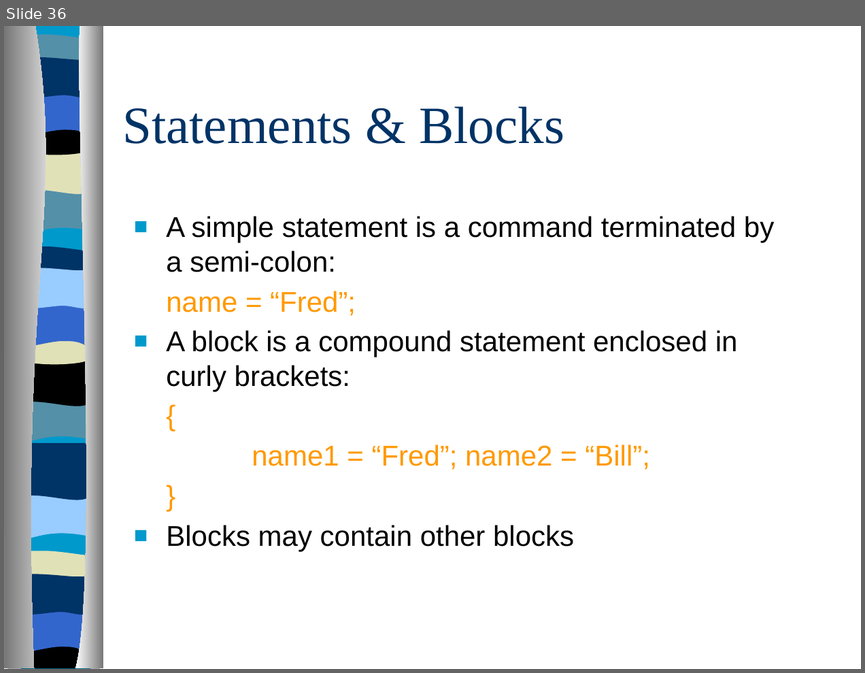
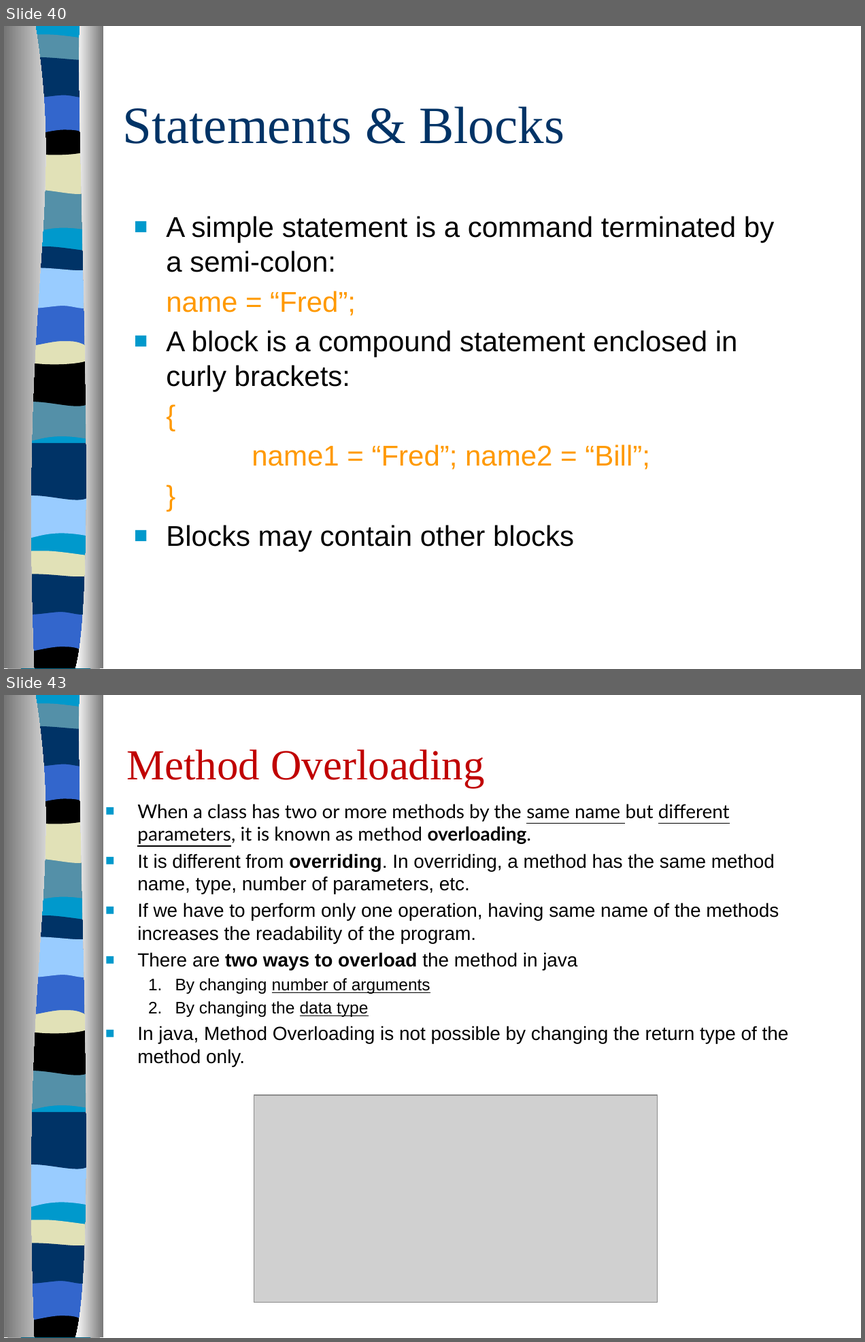
Before and after one commit to poonamtiwari01/CoreJava, a slide deck: CoreJava1.pptx. Shown one above the other, each under a label of ours: slide 36 before the commit, slides 40 and 43 after it; the slides between them are not shown. The pictures are 865x673 and 865x1342 pixels, drawn with LibreOffice and Linux fonts; fonts in the diff are those of the drawing; grey boxes stand for pictures. Boxes give left, top, right and bottom in pixels: in the first picture for what was removed or moved away, otherwise in the second. Text is boxed around its words. In the diff, an @@ line names an element or a change of style, - is before the commit and + after.

```diff
--- a/CoreJava1.pptx
+++ b/CoreJava1.pptx
@@ slide 43 added at [4, 695, 861, 1338], background #FFFFFF; not listed: 21 template elements that a slide beside it also shows @@
@@ title added at [127, 749, 485, 788], 36 pt, text #C00000 @@
+Method Overloading
@@ text added at [137, 804, 789, 1066], 16 pt, text #000000 @@
+■ When a class has two or more methods by the same name but different parameters, it is known as method overloading.
+■ It is different from overriding. In overriding, a method has the same method name, type, number of parameters, etc.
+■ If we have to perform only one operation, having same name of the methods increases the readability of the program.
+■ There are two ways to overload the method in java
+  1. By changing number of arguments
+  2. By changing the data type
+■ In java, Method Overloading is not possible by changing the return type of the method only.
@@ picture added at [254, 1095, 657, 1302] @@
@@ what was slide 36 is now slide 40 @@
```
Also in this commit, not shown: 4 slides changed, 5 other slides added, 4 slides removed.
